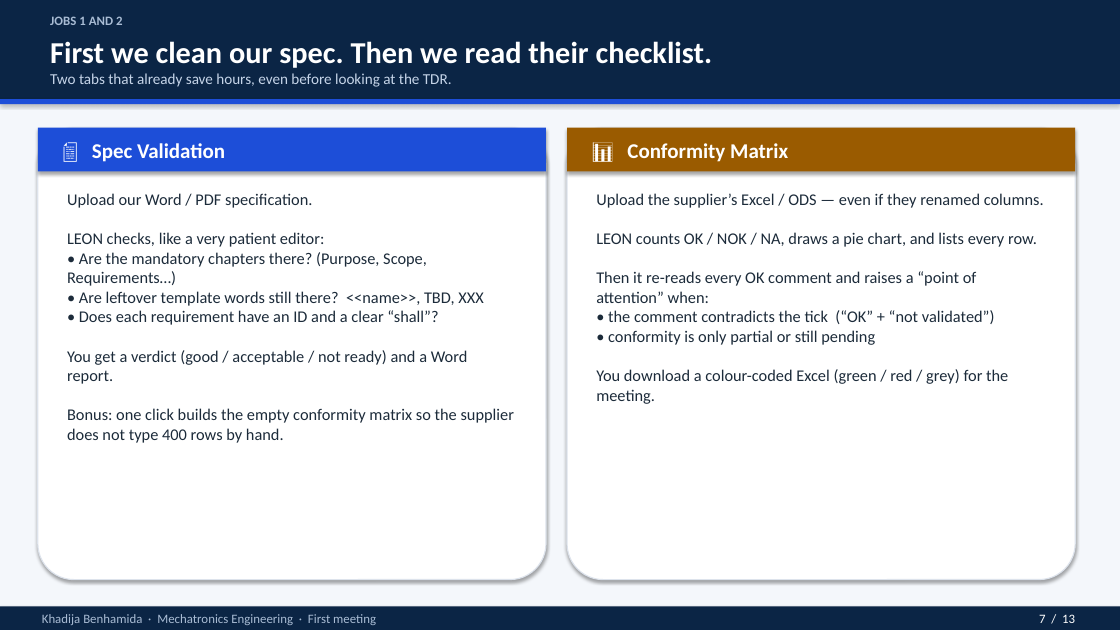
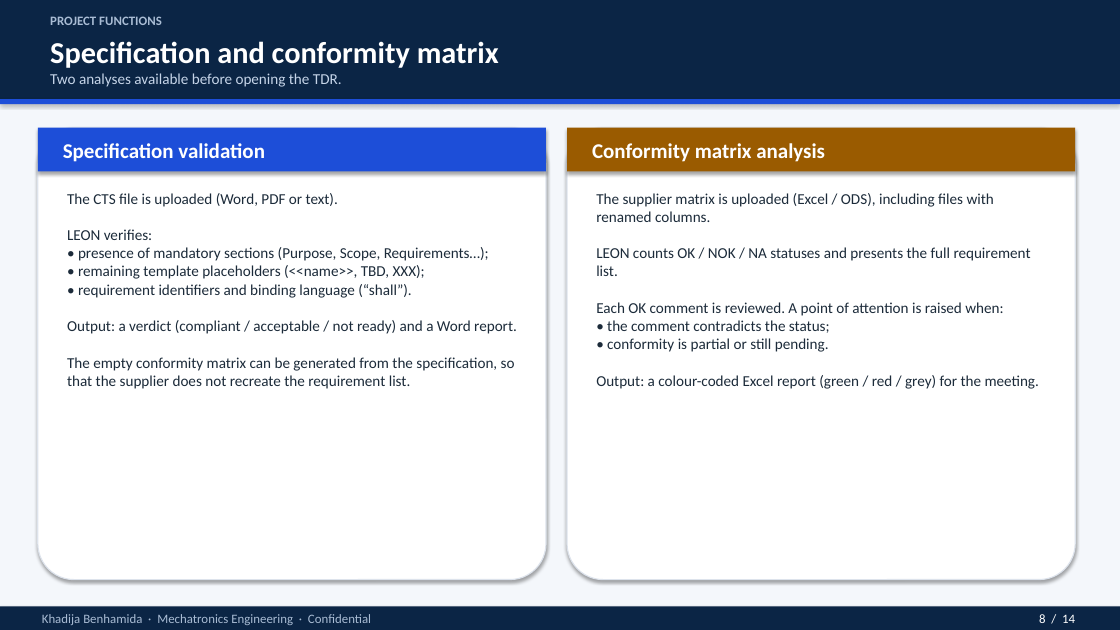
Before and after one commit to Rihabbbbbbbbb/leon_spec, a slide deck: slide 8 of docs/LEON_intro_for_non_specialists.pptx (slide 7 before the commit). Drawn at 1120x630 pixels with LibreOffice and Linux fonts; fonts in the diff are those of the drawing. Boxes give left, top, right and bottom in pixels: in the first picture for what was removed or moved away, otherwise in the second. Text is boxed around its words. In the diff, an @@ line names an element or a change of style, - is before the commit and + after.

```diff
--- a/docs/LEON_intro_for_non_specialists.pptx
+++ b/docs/LEON_intro_for_non_specialists.pptx
@@ text at [50, 16, 162, 25]: text changed @@
-JOBS 1 AND 2
+PROJECT FUNCTIONS
@@ text at [50, 41, 499, 68]: text changed @@
-First we clean our spec. Then we read their checklist.
+Specification and conformity matrix
@@ text at [50, 73, 342, 87]: text changed @@
-Two tabs that already save hours, even before looking at the TDR.
+Two analyses available before opening the TDR.
@@ text at [63, 143, 265, 162]: text changed @@
-📄 Spec Validation
+Specification validation
@@ text at [592, 143, 825, 162]: text changed @@
-📊 Conformity Matrix
+Conformity matrix analysis
@@ text at [67, 193, 517, 389]: text changed; size 14 to 13 pt @@
-Upload our Word / PDF specification.
-LEON checks, like a very patient editor:
-• Are the mandatory chapters there? (Purpose, Scope, Requirements…)
-• Are leftover template words still there? <<name>>, TBD, XXX
-• Does each requirement have an ID and a clear “shall”?
-You get a verdict (good / acceptable / not ready) and a Word report.
-Bonus: one click builds the empty conformity matrix so the supplier does not type 400 rows by hand.
+The CTS file is uploaded (Word, PDF or text).
+LEON verifies:
+• presence of mandatory sections (Purpose, Scope, Requirements…);
+• remaining template placeholders (<<name>>, TBD, XXX);
+• requirement identifiers and binding language (“shall”).
+Output: a verdict (compliant / acceptable / not ready) and a Word report.
+The empty conformity matrix can be generated from the specification, so that the supplier does not recreate the requirement list.
@@ text at [596, 193, 1039, 389]: text changed; size 14 to 13 pt @@
-Upload the supplier’s Excel / ODS — even if they renamed columns.
-LEON counts OK / NOK / NA, draws a pie chart, and lists every row.
-Then it re-reads every OK comment and raises a “point of attention” when:
-• the comment contradicts the tick (“OK” + “not validated”)
-• conformity is only partial or still pending
-You download a colour-coded Excel (green / red / grey) for the meeting.
+The supplier matrix is uploaded (Excel / ODS), including files with renamed columns.
+LEON counts OK / NOK / NA statuses and presents the full requirement list.
+Each OK comment is reviewed. A point of attention is raised when:
+• the comment contradicts the status;
+• conformity is partial or still pending.
+Output: a colour-coded Excel report (green / red / grey) for the meeting.
@@ text at [42, 614, 371, 625]: text changed @@
-Khadija Benhamida · Mechatronics Engineering · First meeting
+Khadija Benhamida · Mechatronics Engineering · Confidential
@@ text at [1039, 614, 1075, 623]: text changed @@
-7 / 13
+8 / 14
```
Also in this commit, not shown: 12 other slides changed, 1 slide added, 1 other file.
